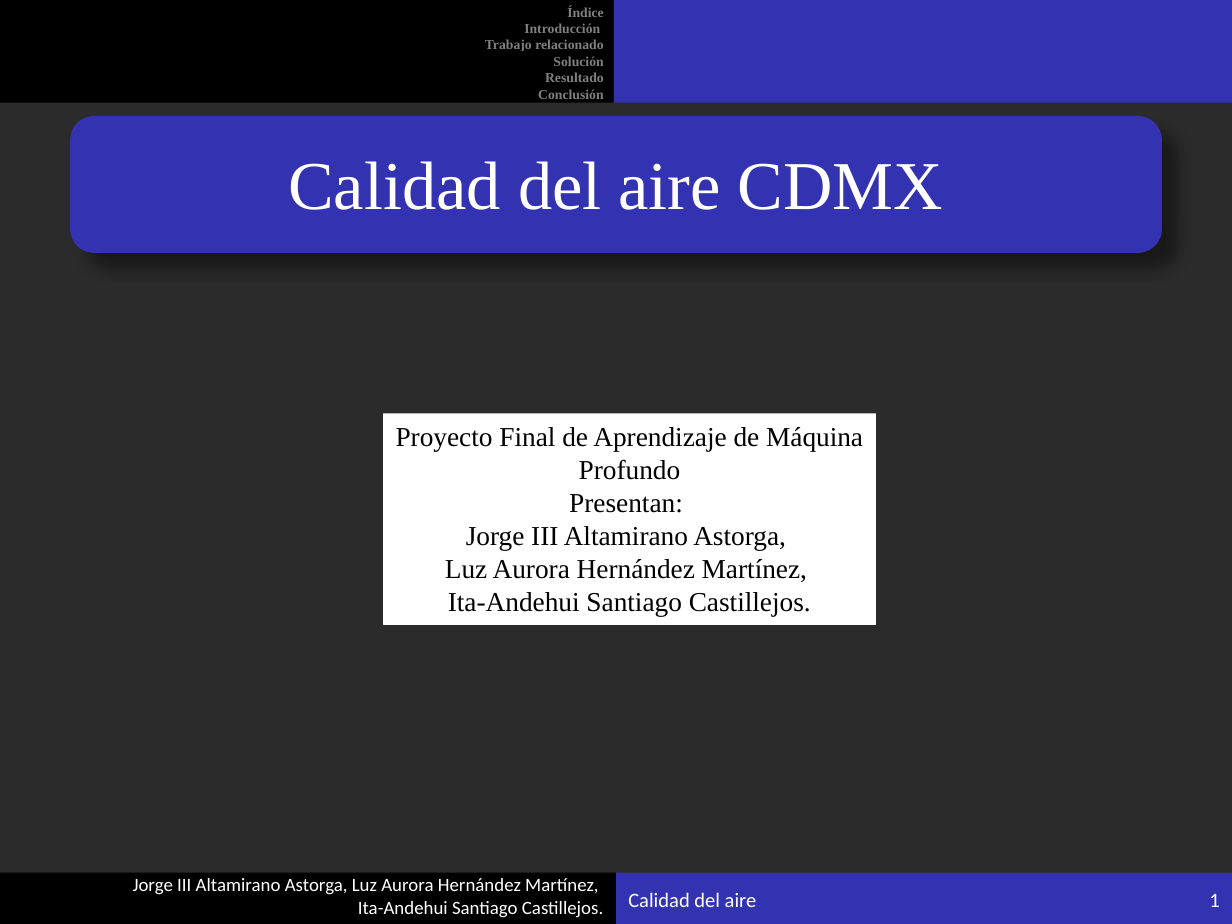
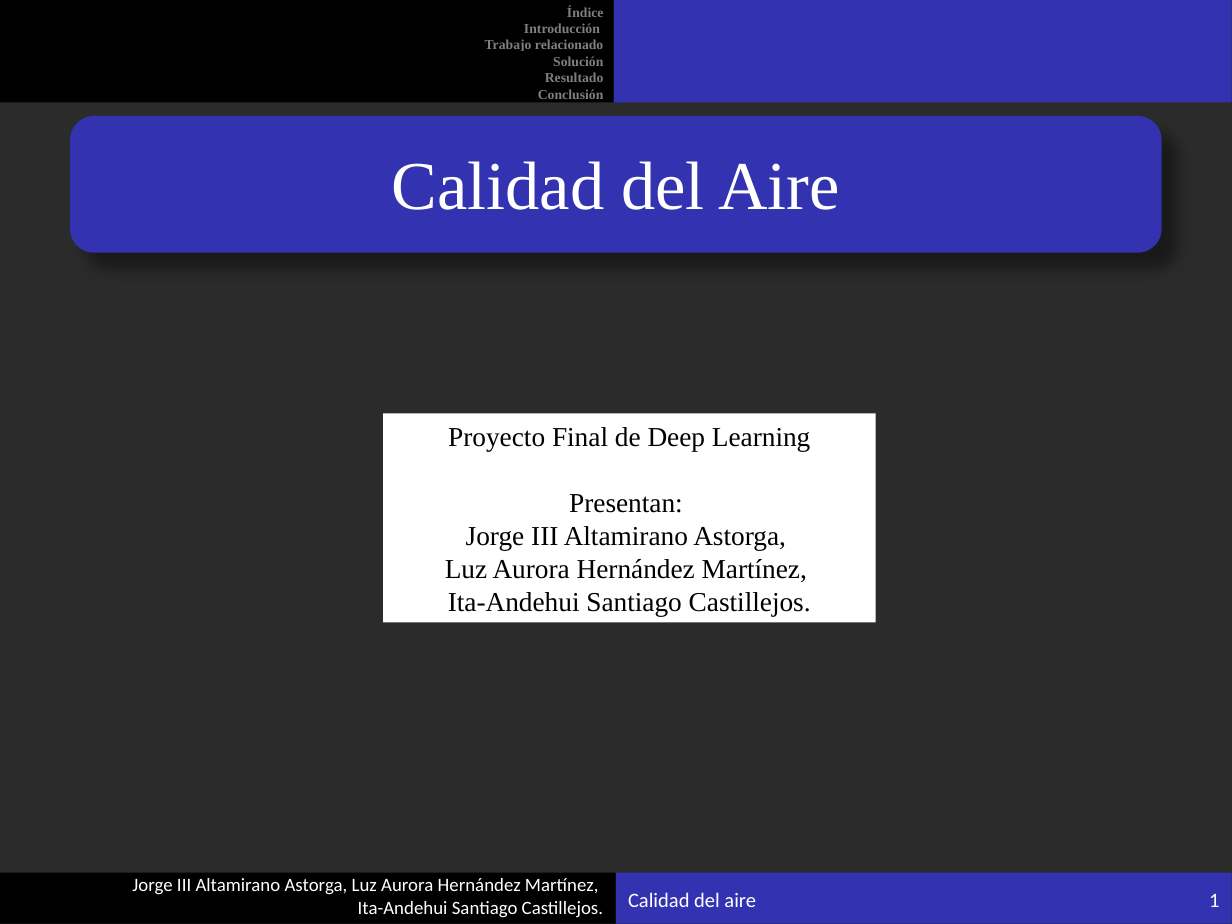
Before and after one commit to philwebsurfer/dlfinal, a slide deck: slide 1 of presentacion.pptx. Drawn at 1232x924 pixels with LibreOffice and Linux fonts; fonts in the diff are those of the drawing; background and template pictures are left out; a plain dark background stands for a picture behind light text. Boxes give left, top, right and bottom in pixels: in the first picture for what was removed or moved away, otherwise in the second. Text is boxed around its words. In the diff, an @@ line names an element or a change of style, - is before the commit and + after.

```diff
--- a/presentacion.pptx
+++ b/presentacion.pptx
@@ text at bbox=[524, 23, 600, 33]: text colour #7F7F7F to #808080 in "Introducción" @@
@@ rounded rectangle at bbox=[71, 118, 1159, 251]: proportions changed @@
@@ text at bbox=[392, 161, 839, 210]: text changed @@
-Calidad del aire CDMX
+Calidad del Aire
@@ rectangle "Proyecto Final de Deep Learning": place and size @@
-rectangle "Proyecto Final de Deep Learning" at bbox=[383, 414, 876, 626]
+rectangle "Proyecto Final de Deep Learning" at bbox=[383, 414, 876, 622]
@@ text in rectangle at bbox=[448, 427, 810, 452]: text changed @@
-Proyecto Final de Aprendizaje de Máquina Profundo
+Proyecto Final de Deep Learning
```
Also in this commit, not shown: 28 other slides changed, 9 slides added, 1 other file.
